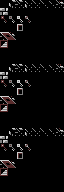
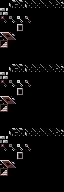
Revision of a layered 64 x 192 image; what changed, layer by layer:
painted on "Background" over [58, 0, 63, 132]
